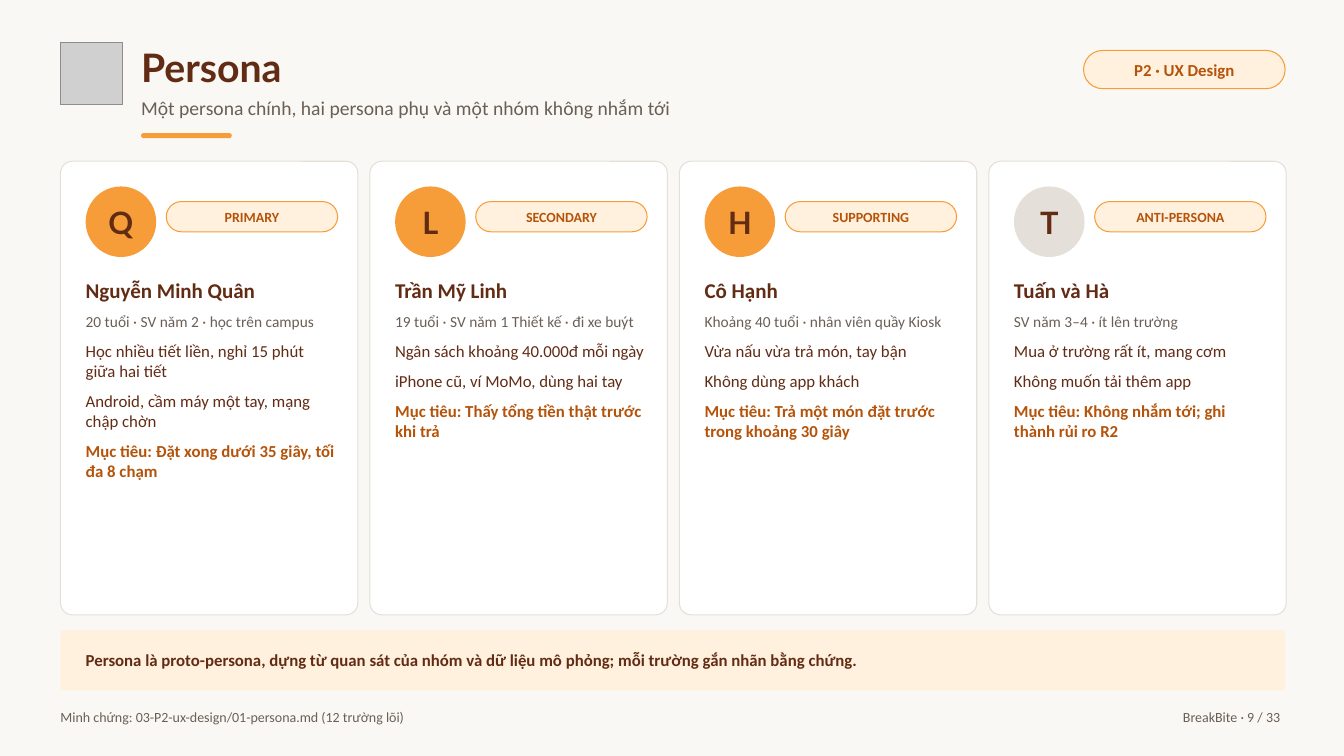
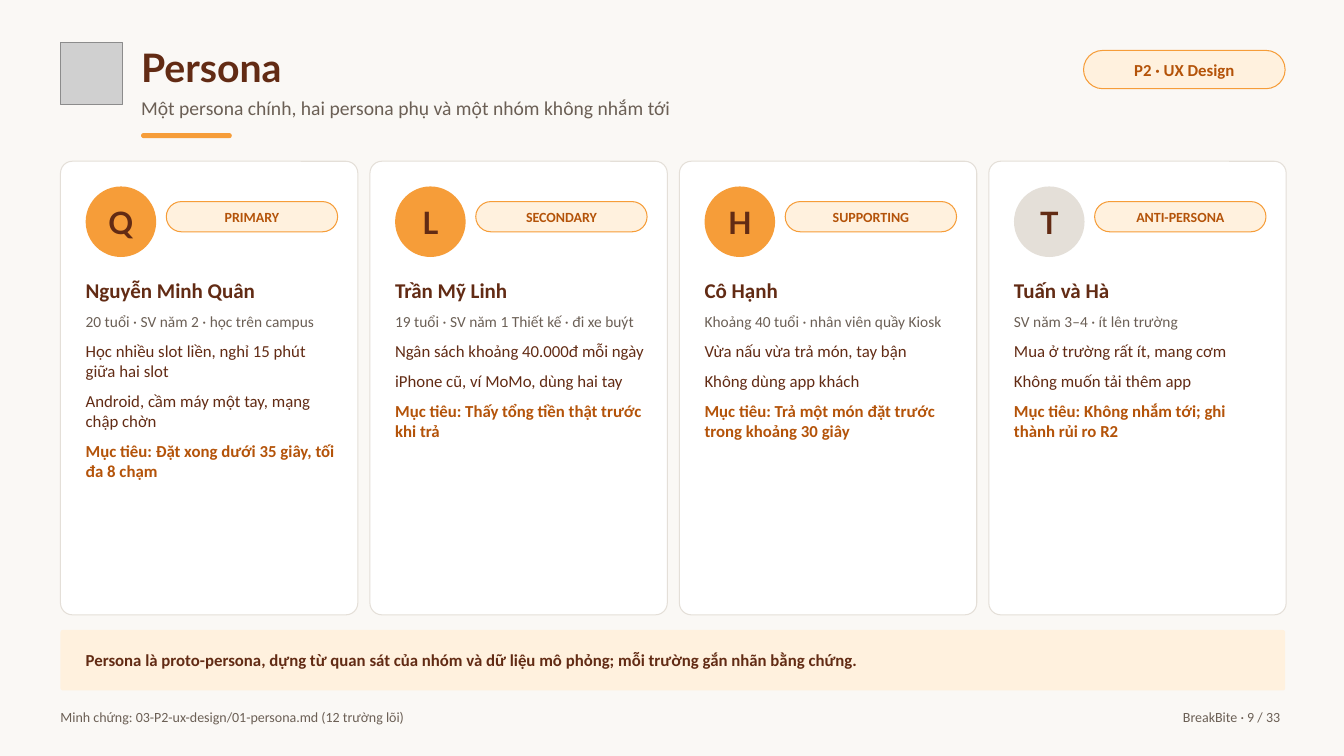
Before and after one commit to baonv0817/PRM323-Lab2-Group2, a slide deck: slide 9 of 07-trinh-bay/BreakBite_Lab2_Presentation.pptx. Drawn at 1344x756 pixels with LibreOffice and Linux fonts; fonts in the diff are those of the drawing; grey boxes stand for pictures. Boxes give left, top, right and bottom in pixels: in the first picture for what was removed or moved away, otherwise in the second. Text is boxed around its words. In the diff, an @@ line names an element or a change of style, - is before the commit and + after.

Commit message:
Keep 'slot' wording for class periods; only the dormitory premise stays removed

```diff
--- a/07-trinh-bay/BreakBite_Lab2_Presentation.pptx
+++ b/07-trinh-bay/BreakBite_Lab2_Presentation.pptx
@@ text at [86,344,306,380]: text changed @@
-Học nhiều tiết liền, nghỉ 15 phút giữa hai tiết
+Học nhiều slot liền, nghỉ 15 phút giữa hai slot
```
Also in this commit, not shown: 4 other slides changed, 19 other files.
